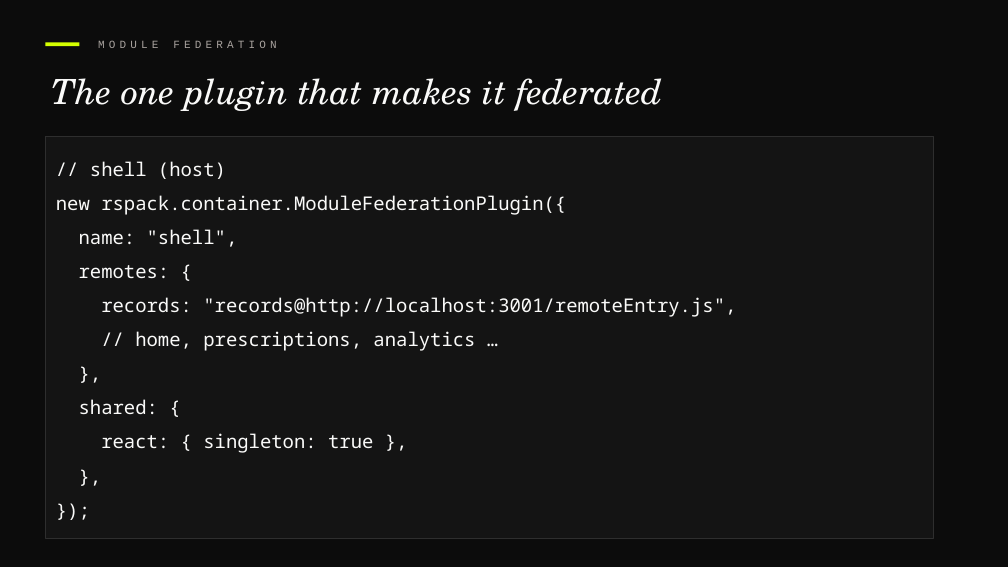
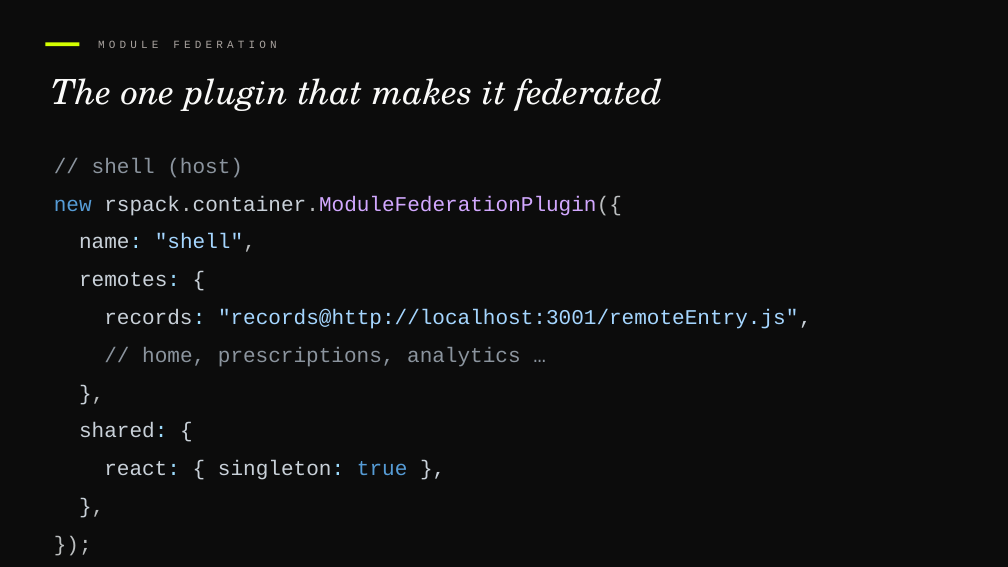
Before and after one commit to devlinduldulao/module-federation-demo, a slide deck: slide 15 of presentation/module-federation.pptx. Drawn at 1008x567 pixels with LibreOffice and Linux fonts; fonts in the diff are those of the drawing. Boxes give left, top, right and bottom in pixels: in the first picture for what was removed or moved away, otherwise in the second. Text is boxed around its words. In the diff, an @@ line names an element or a change of style, - is before the commit and + after.

```diff
--- a/presentation/module-federation.pptx
+++ b/presentation/module-federation.pptx
@@ text "// shell (host)": place and size @@
-text "// shell (host)" at (45, 136, 934, 538)
+text "// shell (host)" at (54, 158, 812, 480)
@@ text "// shell (host)" at (54, 158, 812, 480): size 18 to 20 pt, font Noto Sans Mono to Courier New; text colour #FAFAF9 to #8B949E in "// shell (host)", "// home, prescriptions, analytics …"; text colour #FAFAF9 to #569CD6 in "new", "true"; text colour #FAFAF9 to #C9D1D9 in "rspack.container.ModuleFederationPlugin({", "name:", "remotes: {", "records: "records@http://localhost:3001/remoteEntry.js"," and 4 more places; text colour #FAFAF9 to #BBBEBF in "rspack.container.ModuleFederationPlugin({", ""shell",", "},", "}," and 1 more places; text colour #FAFAF9 to #D2A8FF in "rspack.container.ModuleFederationPlugin({"; text colour #FAFAF9 to #9CDCFE in "name:", "remotes:", "records:", "shared:" and 1 more places; text colour #FAFAF9 to #A5D6FF in ""shell",", ""records@http://localhost:3001/remoteEntry.js","; fill #141414 to none; outline #2E2E2E 0.75 pt to none @@
```
Also in this commit, not shown: 15 other slides changed, 1 slide removed.
